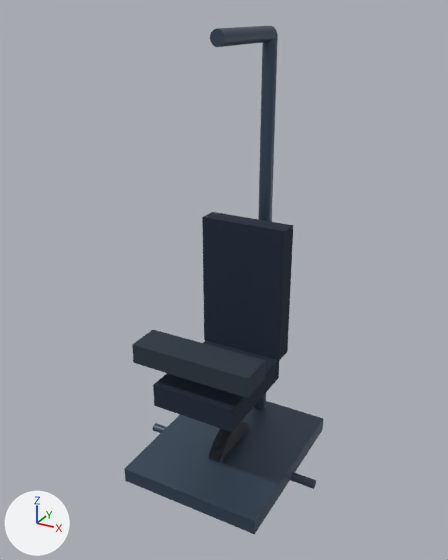
A saved change to the glTF model motion/models/plate_lat_pulldown.glb.
Before and after are seen from a 50 mm lens placed at (1.31, -2.44, 2.26), pointed at (-0.04, 0.0, 1.04). Arrows for +X, +Y and +Z are at lower left; the lights stay in place. The older version comes first. Where no turn or scale is listed for an object, it has been applied to the vertices. Vertices at exactly the same position are counted once.

In view in the first picture: 'RweightPlate', 'back', 'base', 'grip', 'overhead', 'pulleyArm', 'seat', 'thighRestraint'.
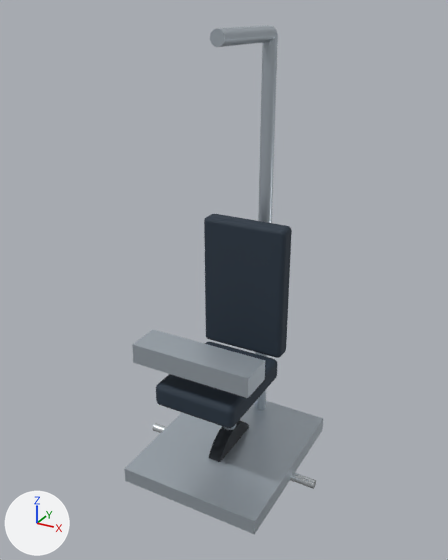
Location of each change, [x1, y1, x2, y2] in pixels of the pictures (448 x 560 px):
'base', recoloured (dark blue to pale blue): [124, 401, 323, 535] in both
'back', reshaped: before [202, 212, 293, 360]; after [204, 214, 292, 358]
'thighRestraint', recoloured (dark blue to pale blue): [132, 330, 265, 398] in both
'seat', reshaped (6% shorter): before [153, 340, 279, 432]; after [156, 342, 277, 428]
'overhead', recoloured (dark blue to pale blue): [254, 34, 278, 410] in both
'pulleyArm', recoloured (dark blue to pale blue): [210, 25, 277, 47] in both
'grip', recoloured: [153, 423, 316, 489] in both
'post', recoloured: [224, 424, 236, 430] in both

Edits to the bpy script that builds the scene:
```text
Change mat_material_1:
    mat_material_1.base_color: (0.0578, 0.0908, 0.138) -> (0.491, 0.552, 0.61)  # dark blue #445568 -> pale blue #bac4cd
Change mat_material_2:
    mat_material_2.base_color: (0.0331, 0.0423, 0.0545) -> (0.745, 0.791, 0.823)  # greyish blue #333a42 -> white #e0e6ea
Change me_mesh_0:
    used by ob_seat; location = (0.0, -0.12, 0.54)
    remove me_mesh_0.from_pydata(...)  # 8 vertices, 12 faces; spans x -0.215..0.215, y -0.26..0.26, z -0.06..0.06
    add me_mesh_0.from_pydata(...)  # 296 vertices, 588 faces; spans x -0.215..0.215, y -0.26..0.26, z -0.06..0.06
    me_mesh_0 part 1: 8 vertices removed from x -0.215..0.215, y -0.26..0.26, z -0.06..0.06; 296 vertices added at x -0.215..0.215, y -0.26..0.26, z -0.06..0.06
Change me_mesh_1:
    used by ob_back; location = (0.0, 0.17, 0.95)
    remove me_mesh_1.from_pydata(...)  # 8 vertices, 12 faces; spans x -0.225..0.225, y -0.05..0.05, z -0.35..0.35
    add me_mesh_1.from_pydata(...)  # 296 vertices, 588 faces; spans x -0.225..0.225, y -0.05..0.05, z -0.35..0.35
    me_mesh_1 part 2: 8 vertices removed from x -0.225..0.225, y -0.05..0.05, z -0.35..0.35; 296 vertices added at x -0.225..0.225, y -0.05..0.05, z -0.35..0.35
Change me_mesh_6:
    where me_mesh_6.from_pydata(...)  # 28 vertices, 48 faces; spans x -0.5..0.5, y -0.023..0.023, z -0.023..0.023
    remove me_mesh_6.materials.append(mat_material_1)  # dark blue #445568
    add me_mesh_6.materials.append(mat_material_2)  # white #e0e6ea
Change me_mesh_8:
    where me_mesh_8.from_pydata(...)  # 44 vertices, 80 faces; spans x -0.035..0.035, y -0.19..0.19, z -0.19..0.19
    remove me_mesh_8.materials.append(mat_material_2)  # greyish blue #333a42
    add me_mesh_8.materials.append(mat_material_3)  # greyish blue #333a42
Change me_mesh_9:
    where me_mesh_9.from_pydata(...)  # 8 vertices, 12 faces; spans x -0.305..0.305, y -0.085..0.085, z -0.05..0.05
    remove me_mesh_9.materials.append(mat_material_3)  # dark blue #263440
    add me_mesh_9.materials.append(mat_material_1)  # pale blue #bac4cd
```
